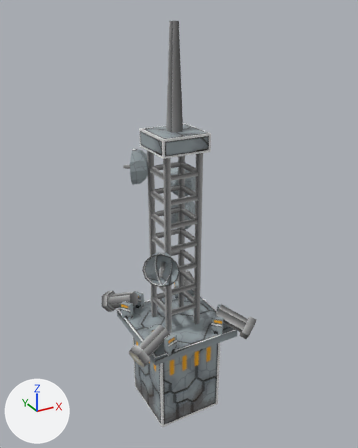
What one commit did to the Blender file _temporary/for mission/andguardtower.blend.
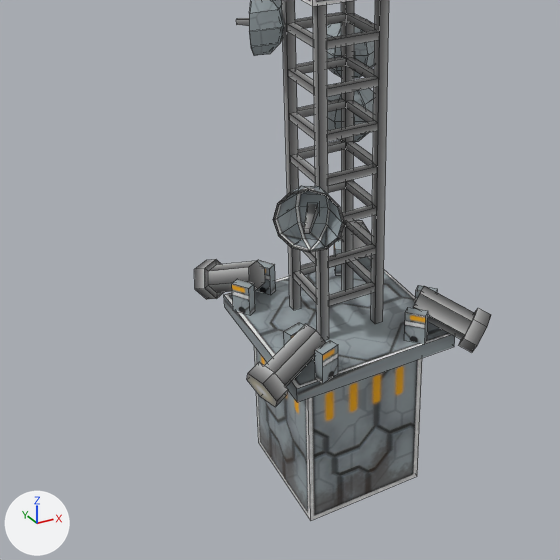
The first picture shows the older version from a 50 mm lens placed at (-4.45, -8.26, 8.61), pointed at (0.14, 0.08, 4.44). The close-ups show both versions on the part from 0% to 82% of the width and 35% to 100% of the height of that picture; other places that the commit changed are outside them. The axes (+X, +Y, +Z) are drawn at lower left. The lights are the same throughout. The close-ups show mesh edges as thin lines.
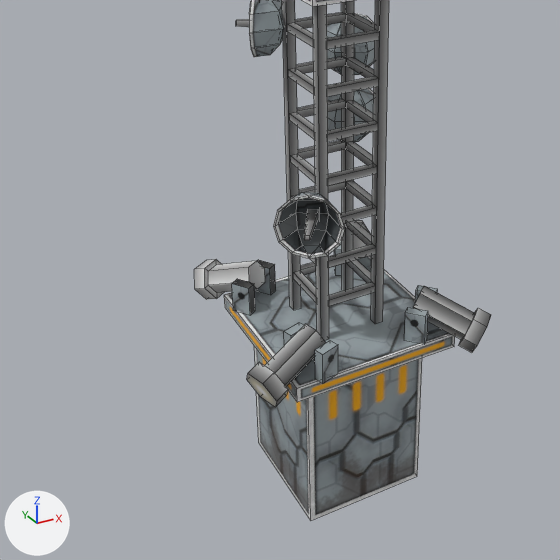
Changed parts and their boxes [x1, y1, x2, y2] in the close-ups (560 x 560 px):
'Sphere.004', surface changed, moved, turned: before [273, 186, 345, 252]; after [236, 0, 284, 57]
'Sphere.001', surface changed, moved, turned: before [236, 0, 284, 56]; after [273, 192, 345, 259]
'Sphere.002', moved: before [327, 19, 375, 78]; after [327, 13, 375, 75]
part 1 of me_sphere_006, surface changed: before [249, 0, 283, 56]; after [273, 192, 345, 259]
part 2 of me_sphere_005, surface changed: before [273, 186, 345, 252]; after [249, 0, 283, 57]
part 3 of me_cube_011, surface changed: [404, 285, 438, 344] in both
part 4 of me_cube_010, surface changed: [284, 322, 338, 384] in both
part 5 of me_cube_000, surface changed: [232, 260, 276, 315] in both
part 6 of me_cylinder_004, surface changed: [194, 259, 265, 299] in both
part 7 of me_cube_009, surface changed: [254, 346, 422, 521] in both
part 8 of me_cube_001, surface changed: [224, 296, 455, 402] in both

What changed in the scene script:
```text
Change me_cube_011:
    where me_cube_011.from_pydata(...)  # 16 vertices, 12 faces; spans x -1.0..9.07, y -0.25..1.0, z -1.0..1.0
    used by ob_cube_011; location = (0.6, -0.92, 2.34); rotation_euler = (0.0, 0.0, -5.529), in degrees (0, 0, -317); scale = (0.0587, 0.187, 0.187)
    me_cube_011 part 3: texture (UV) coordinates of 12 of 12 faces, centred in x -1.0..9.07, y -0.25..1.0, z -1.0..1.0, changed; they spanned u 0.21..0.36, v 0.37..0.65 and now span u 0.21..0.36, v 0.29..0.64
Change me_cube_010:
    where me_cube_010.from_pydata(...)  # 16 vertices, 12 faces; spans x -1.0..9.07, y -0.25..1.0, z -1.0..1.0
    used by ob_cube_010; location = (-0.84, -0.53, 2.34); rotation_euler = (0.0, 0.0, -1.269), in degrees (0, 0, -73); scale = (0.0587, 0.187, 0.187)
    me_cube_010 part 4: texture (UV) coordinates of 12 of 12 faces, centred in x -1.0..9.07, y -0.25..1.0, z -1.0..1.0, changed; they spanned u 0.21..0.36, v 0.37..0.65 and now span u 0.22..0.36, v 0.29..0.64
Change me_cube_000:
    where me_cube_000.from_pydata(...)  # 16 vertices, 12 faces; spans x -1.0..9.07, y -0.25..1.0, z -1.0..1.0
    used by ob_cube_000; location = (-0.56, 0.92, 2.34); rotation_euler = (0.0, 0.0, -2.54), in degrees (0, 0, -146); scale = (0.0587, 0.187, 0.187)
    me_cube_000 part 5: texture (UV) coordinates of 12 of 12 faces, centred in x -1.0..9.07, y -0.25..1.0, z -1.0..1.0, changed; they spanned u 0.21..0.36, v 0.37..0.65 and now span u 0.27..0.97, v 0.3..0.99
Change me_cylinder_004:
    where me_cylinder_004.from_pydata(...)  # 24 vertices, 20 faces; spans x 0.503..1.346, y -1.315..-0.472, z 2.198..2.739
    used by ob_cylinder_004; location = (-0.03, -0.3, 0.06); rotation_euler = (0.0885, 0.0882, -3.347), in degrees (5.1, 5.1, -192)
    me_cylinder_004 part 6: texture (UV) coordinates of 19 of 20 faces, centred in x 0.621..1.265, y -1.234..-0.591, z 2.218..2.66, changed; they spanned u 0.94..0.99, v 0.92..0.96 and now span u 0.95..0.97, v 0.91..0.93
Change me_sphere_006:
    where me_sphere_006.from_pydata(...)  # 52 vertices, 53 faces; spans x -0.37..0.37, y -0.506..0.017, z -0.37..0.37
    used by ob_sphere_001; location = (-0.75, 0.75, 5.64); rotation_euler = (0.0, 0.0, 0.962), in degrees (0, 0, 55)
    me_sphere_006 part 1: texture (UV) coordinates of 42 of 53 faces, centred in x -0.334..0.334, y -0.464..-0.185, z -0.337..0.337, changed; they spanned u 0.01..0.96, v 0.32..0.97 and now span u 0.13..1.0, v 0.01..0.92
Change me_sphere_005:
    where me_sphere_005.from_pydata(...)  # 52 vertices, 53 faces; spans x -0.37..0.37, y -0.506..0.017, z -0.37..0.37
    used by ob_sphere_004; location = (-0.74, -0.76, 3.86); rotation_euler = (0.0, 0.0, 2.548), in degrees (0, 0, 146)
    me_sphere_005 part 2: texture (UV) coordinates of 42 of 53 faces, centred in x -0.334..0.334, y -0.464..-0.185, z -0.337..0.337, changed; they spanned u 0.01..0.96, v 0.32..0.97 and now span u 0.13..1.0, v 0.01..0.92
Change me_cube_009:
    where me_cube_009.from_pydata(...)  # 8 vertices, 4 faces; spans x -1.0..1.0, y -1.0..1.0, z -1.0..1.76
    used by ob_cube_009; location = (0.0, 0.0, 0.71); scale = (0.742, 0.742, 0.742)
    me_cube_009 part 7: texture (UV) coordinates of 2 of 4 faces, centred in x -1.0..0.0, y -1.0..0.0, z 0.38, changed; they spanned u 0.01..0.25, v 0.65..0.99 and now span u 0.01..0.25, v 0.65..0.99
Change me_cube_001:
    where me_cube_001.from_pydata(...)  # 8 vertices, 6 faces; spans x -1.0..1.0, y -1.0..1.0, z 1.99..2.17
    me_cube_001 part 8: 4 kept faces spanning x -1.0..1.0, y -1.0..1.0, z 1.99..2.17 get new texture (UV) coordinates
Change ob_sphere_001:
    ob_sphere_001.location: (-0.75, 0.75, 5.64) -> (-0.74, -0.76, 3.79)
    ob_sphere_001.rotation_euler: (0.0, 0.0, 0.962) -> (0.0, 0.0, 2.55)  # degrees (0, 0, 55) -> degrees (0, 0, 146)
Change ob_sphere_004:
    ob_sphere_004.location: (-0.74, -0.76, 3.86) -> (-0.76, 0.74, 5.63)
    ob_sphere_004.rotation_euler: (0.0, 0.0, 2.548) -> (0.0, 0.0, 0.979)  # degrees (0, 0, 146) -> degrees (0, 0, 56)
Change ob_sphere_002:
    ob_sphere_002.location: (0.64, 0.84, 5.17) -> (0.64, 0.84, 5.21)
```
